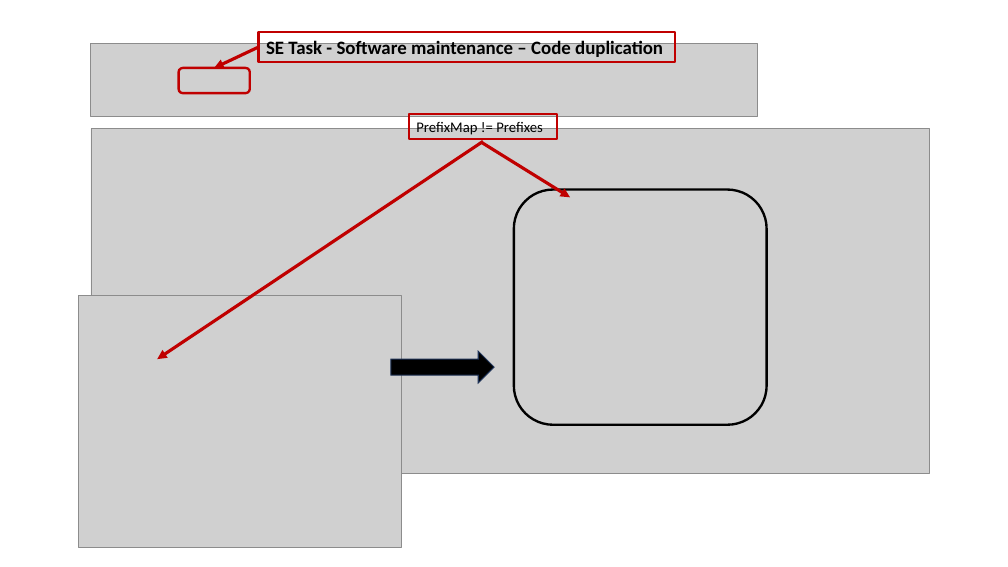
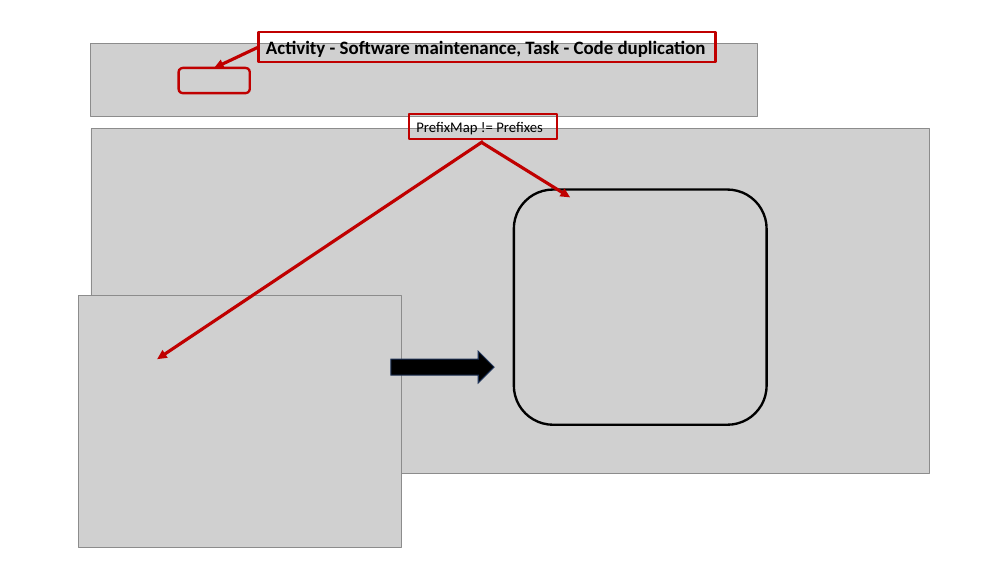
Before and after one commit to johnxu21/johnxu21.github.io, a slide deck: slide 6 of teaching/CS472/Timetable/LLM.pptx. Drawn at 1008x567 pixels with LibreOffice and Linux fonts; fonts in the diff are those of the drawing; grey boxes stand for pictures. Boxes give left, top, right and bottom in pixels: in the first picture for what was removed or moved away, otherwise in the second. Text is boxed around its words. In the diff, an @@ line names an element or a change of style, - is before the commit and + after.

```diff
--- a/teaching/CS472/Timetable/LLM.pptx
+++ b/teaching/CS472/Timetable/LLM.pptx
@@ rectangle "Activity - Software maintenance, Task ...": place and size @@
-rectangle "Activity - Software maintenance, Task ..." at box(259, 32, 675, 62)
+rectangle "Activity - Software maintenance, Task ..." at box(259, 32, 715, 62)
@@ text in rectangle at box(266, 38, 706, 57): text changed @@
-SE Task - Software maintenance – Code duplication
+Activity - Software maintenance, Task - Code duplication
```
Also in this commit, not shown: 4 other slides changed, 1 slide removed, 1 other file.
